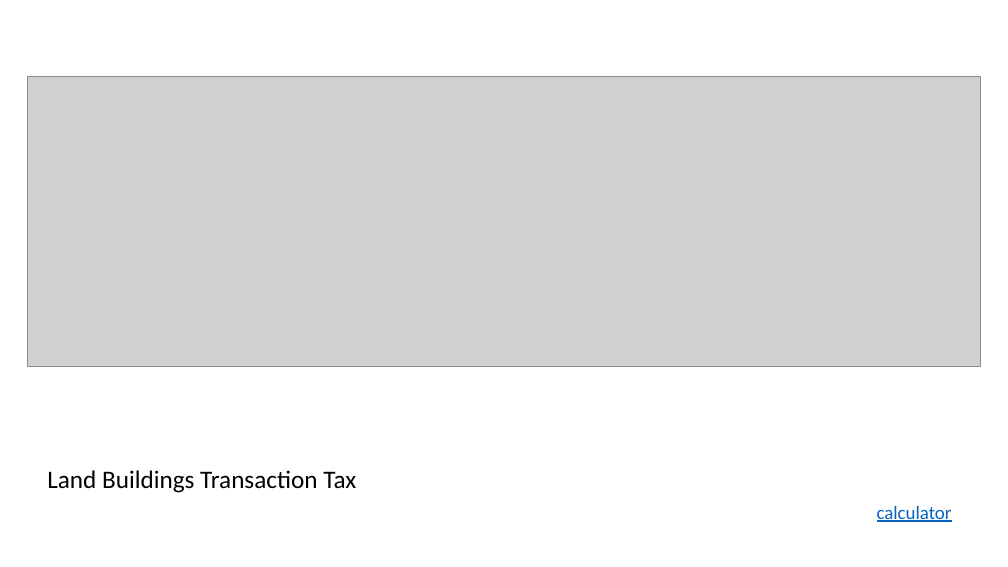
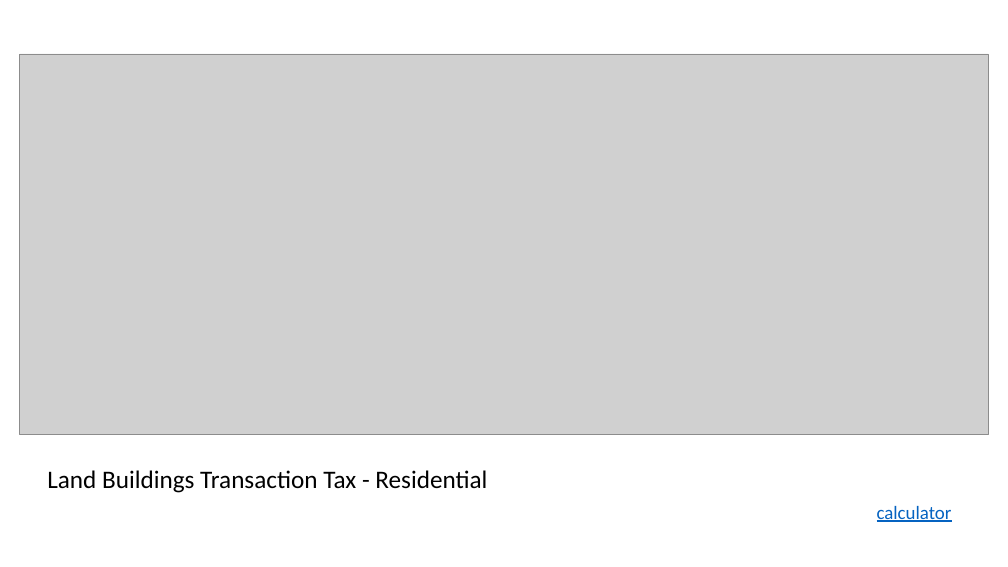
Before and after one commit to ksenia-5/tax_calculator, a slide deck: slide 5 of presentation/Presentation1.pptx. Drawn at 1008x567 pixels with LibreOffice and Linux fonts; fonts in the diff are those of the drawing; grey boxes stand for pictures. Boxes give left, top, right and bottom in pixels: in the first picture for what was removed or moved away, otherwise in the second. Text is boxed around its words. In the diff, an @@ line names an element or a change of style, - is before the commit and + after.

```diff
--- a/presentation/Presentation1.pptx
+++ b/presentation/Presentation1.pptx
@@ picture: place and size @@
-picture at (27, 76, 981, 367)
+picture at (20, 54, 988, 434)
@@ title at (47, 470, 487, 493): text changed @@
-Land Buildings Transaction Tax
+Land Buildings Transaction Tax - Residential
```
Also in this commit, not shown: 1 other slide changed, 1 slide added.
